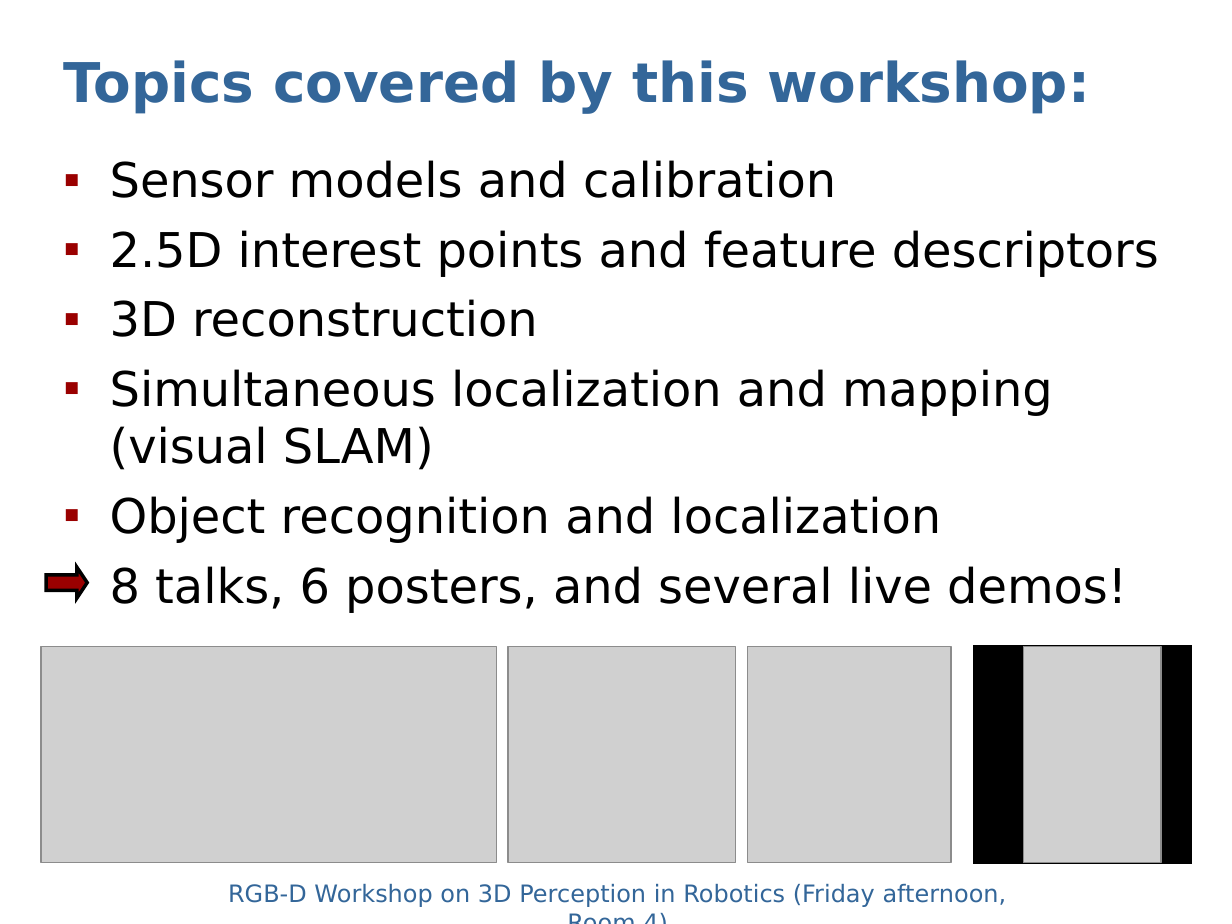
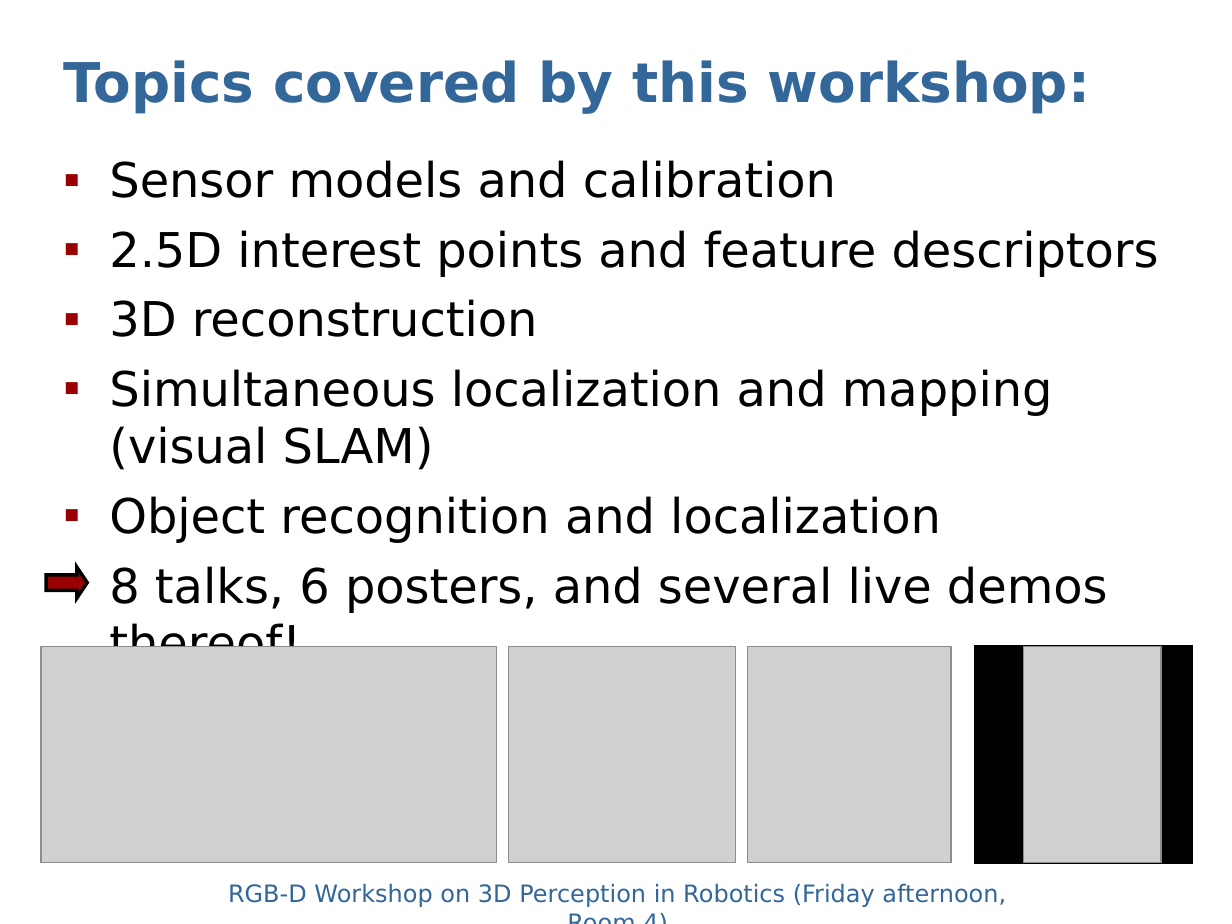
Before and after one commit to dejanpan/rgbd2011, a slide deck: slide 3 of presentations/sturm11rgbd-spotlight.ppt. Drawn at 1232x924 pixels with LibreOffice and Linux fonts; fonts in the diff are those of the drawing; grey boxes stand for pictures. Boxes give left, top, right and bottom in pixels: in the first picture for what was removed or moved away, otherwise in the second. Text is boxed around its words. In the diff, an @@ line names an element or a change of style, - is before the commit and + after.

Commit message:
minor change

```diff
--- a/presentations/sturm11rgbd-spotlight.ppt
+++ b/presentations/sturm11rgbd-spotlight.ppt
@@ text at (109, 566, 1108, 647): text changed @@
-▪ 8 talks, 6 posters, and several live demos!
+▪ 8 talks, 6 posters, and several live demos thereof!
```
Also in this commit, not shown: 2 other slides changed.
